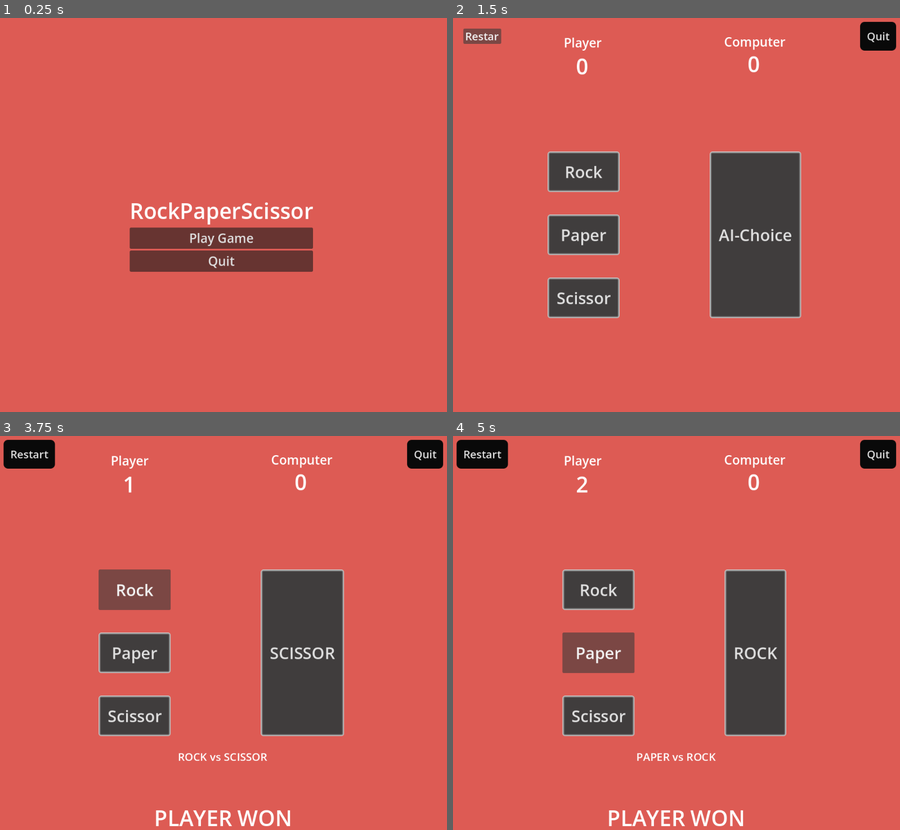
Above: before the commit, frames 1-4 (two rows, left to right).
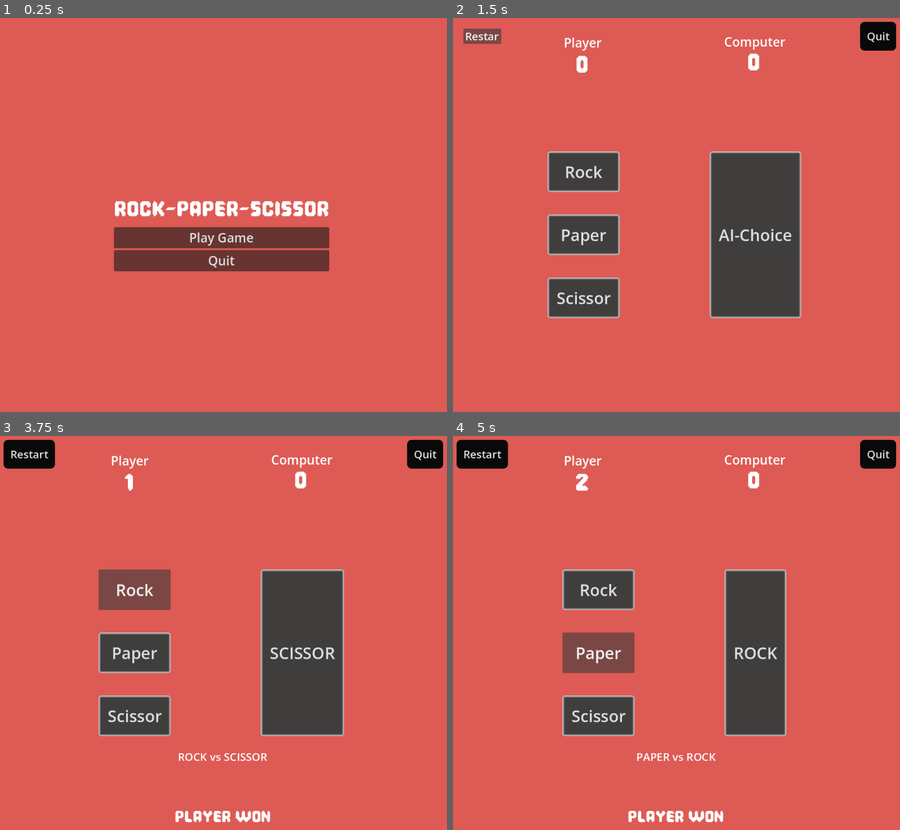
Above: after the commit, the same moments.

Repository: ankit-suman-07/GODOT_RockPaperScissor
Game: Godot game, scene res://scenes/main_menu.tscn
Two runs of this game, one before a commit and one after it. Both use one fixed random seed, a clock stepped at 60 frames per second and the inputs below.
Inputs:
- Up to frame 1 (0.25 s): no input
- Up to frame 2 (1.5 s): click "Play Game" at 0.5 s; click "Restart" at 1.25 s
- Up to frame 3 (3.75 s): click "Restart" at 2 s; click "Restart" at 2.75 s; click "Rock" at 3.5 s
- Up to frame 4 (5 s): click "Paper" at 4.25 s

The runs differ from the first frame. In frame 1, 2.6% of the frame differs, in the area x 25-74%, y 46-65%; in frame 2, 0.1%; in frame 3, 0.8%; in frame 4, 0.8%.

Commit message:
Update font

Diff:
--- a/scenes/main_menu.tscn
+++ b/scenes/main_menu.tscn
@@ -1,6 +1,7 @@
 [gd_scene format=3 uid="uid://ctlqc6sc1bs3x"]
 
 [ext_resource type="Script" uid="uid://dflgp1ccq5j35" path="res://scripts/main_menu.gd" id="1_l6cm7"]
+[ext_resource type="FontFile" uid="uid://cgbvqalpfog4q" path="res://assets/Pixel Game.otf" id="2_ekxnf"]
 
 [node name="MainMenu" type="Node2D" unique_id=1382899956]
 script = ExtResource("1_l6cm7")
@@ -14,8 +15,9 @@
 
 [node name="GameName" type="Label" parent="CenterContainer/VBoxContainer" unique_id=1466924033]
 layout_mode = 2
-theme_override_font_sizes/font_size = 48
-text = "RockPaperScissor"
+theme_override_fonts/font = ExtResource("2_ekxnf")
+theme_override_font_sizes/font_size = 64
+text = "Rock-Paper-Scissor"
 
 [node name="StartBtn" type="Button" parent="CenterContainer/VBoxContainer" unique_id=1614608226]
 layout_mode = 2
--- a/scenes/start_game.tscn
+++ b/scenes/start_game.tscn
@@ -2,6 +2,7 @@
 
 [ext_resource type="StyleBox" uid="uid://cr4g42uug7h5g" path="res://styles/new_style_box_flat.tres" id="1_c75kr"]
 [ext_resource type="Script" uid="uid://dclr343nxr2wa" path="res://scripts/start_game.gd" id="1_tq2sd"]
+[ext_resource type="FontFile" uid="uid://cgbvqalpfog4q" path="res://assets/Pixel Game.otf" id="3_2aiwh"]
 
 [sub_resource type="StyleBoxFlat" id="StyleBoxFlat_c75kr"]
 bg_color = Color(0.0361009, 0.036100917, 0.036100868, 1)
@@ -71,6 +72,7 @@
 offset_right = 1000.0
 offset_bottom = 947.0
 size_flags_horizontal = 4
+theme_override_fonts/font = ExtResource("3_2aiwh")
 theme_override_font_sizes/font_size = 48
 horizontal_alignment = 1
 vertical_alignment = 1
@@ -100,7 +102,8 @@
 offset_top = 80.0
 offset_right = 372.0
 offset_bottom = 170.0
-theme_override_font_sizes/normal_font_size = 48
+theme_override_fonts/normal_font = ExtResource("3_2aiwh")
+theme_override_font_sizes/normal_font_size = 72
 theme_override_font_sizes/bold_font_size = 48
 theme_override_font_sizes/bold_italics_font_size = 48
 theme_override_font_sizes/italics_font_size = 48
@@ -114,7 +117,8 @@
 offset_top = 75.0
 offset_right = 769.0
 offset_bottom = 165.0
-theme_override_font_sizes/normal_font_size = 48
+theme_override_fonts/normal_font = ExtResource("3_2aiwh")
+theme_override_font_sizes/normal_font_size = 72
 theme_override_font_sizes/bold_font_size = 48
 theme_override_font_sizes/bold_italics_font_size = 48
 theme_override_font_sizes/italics_font_size = 48
@@ -154,7 +158,8 @@
 offset_top = 316.0
 offset_right = 997.0
 offset_bottom = 684.0
-theme_override_font_sizes/font_size = 72
+theme_override_fonts/font = ExtResource("3_2aiwh")
+theme_override_font_sizes/font_size = 108
 horizontal_alignment = 1
 vertical_alignment = 1
 
Binary file added: assets/Pixel Game.otf
Not shown, added: assets/Pixel Game.otf.import
Not shown, added: assets/bing1.wav.import
Not shown, added: assets/victory.ogg.import
Not shown, added: .DS_Store
Not shown, added: assets/.DS_Store
Not shown, added: assets/bing1.wav
Not shown, added: assets/victory.ogg
